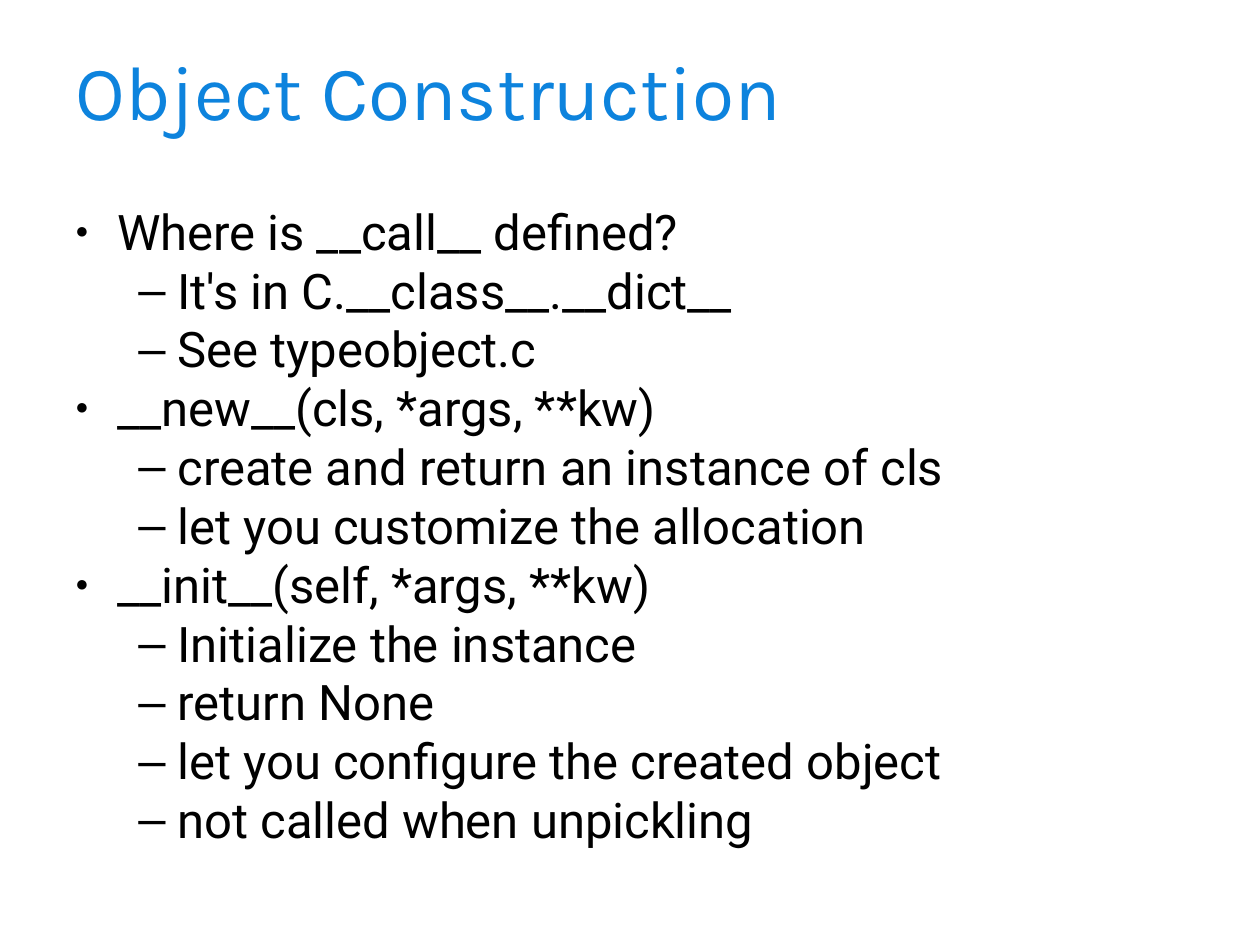
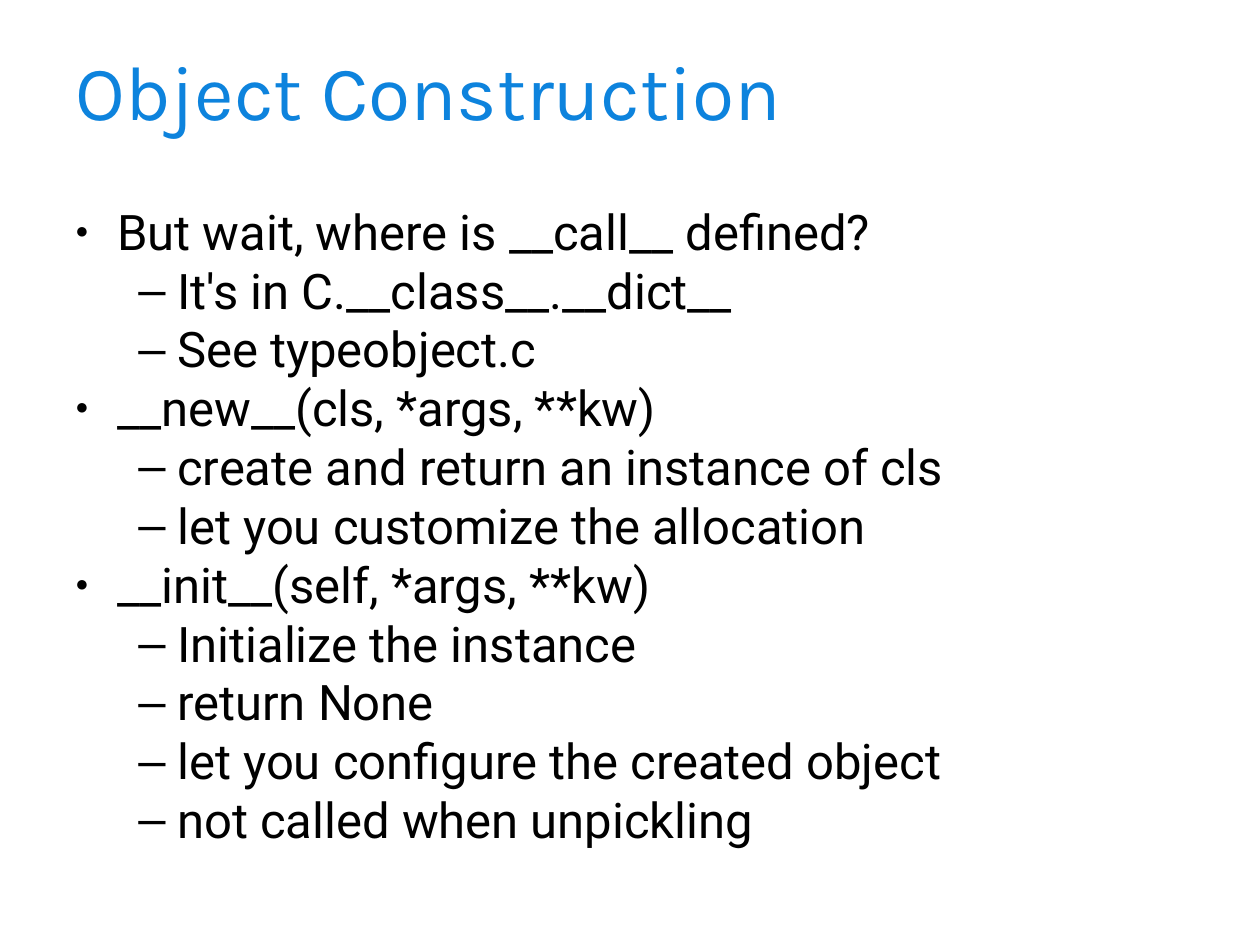
Before and after one commit to djoume/django-toronto, a slide deck: slide 8 of Metaclass - Introduction.ppt (slide 7 before the commit). Drawn at 1260x945 pixels with LibreOffice and Linux fonts; fonts in the diff are those of the drawing; background and template pictures are left out. Boxes give left, top, right and bottom in pixels: in the first picture for what was removed or moved away, otherwise in the second. Text is boxed around its words. In the diff, an @@ line names an element or a change of style, - is before the commit and + after.

```diff
--- a/Metaclass - Introduction.ppt
+++ b/Metaclass - Introduction.ppt
@@ text at [117,212,870,257]: text changed @@
-● Where is __call__ defined?
+● But wait, where is __call__ defined?
```
Also in this commit, not shown: 4 other slides changed, 1 other file.
